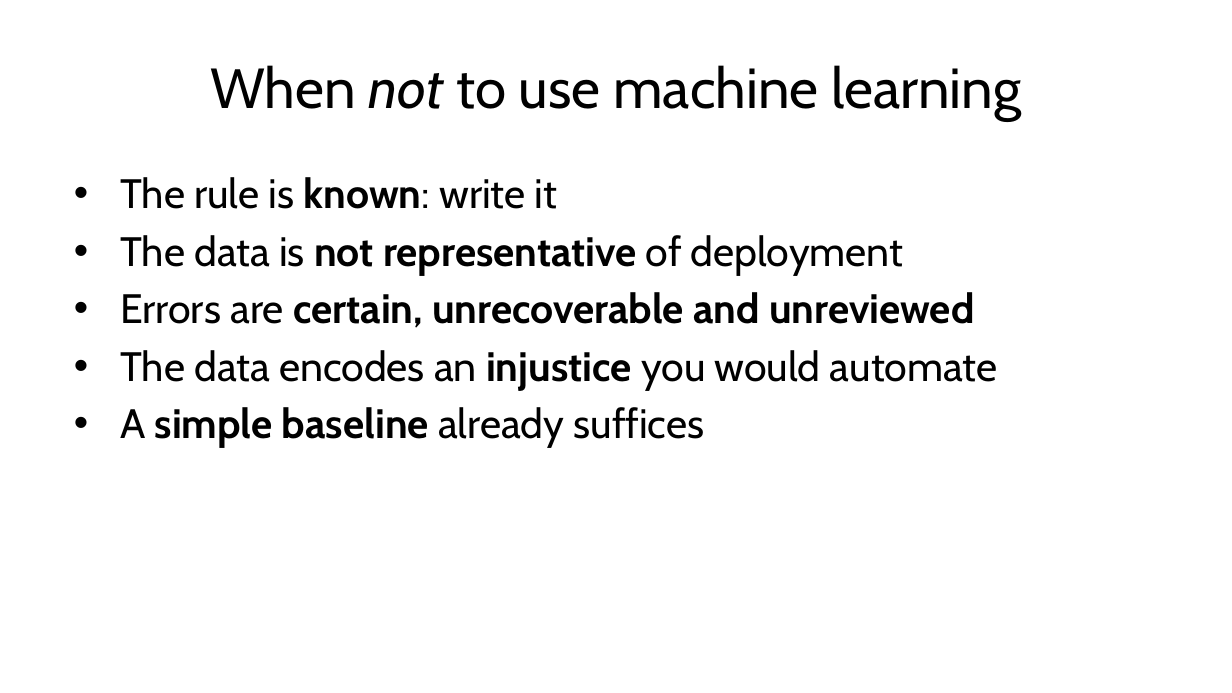
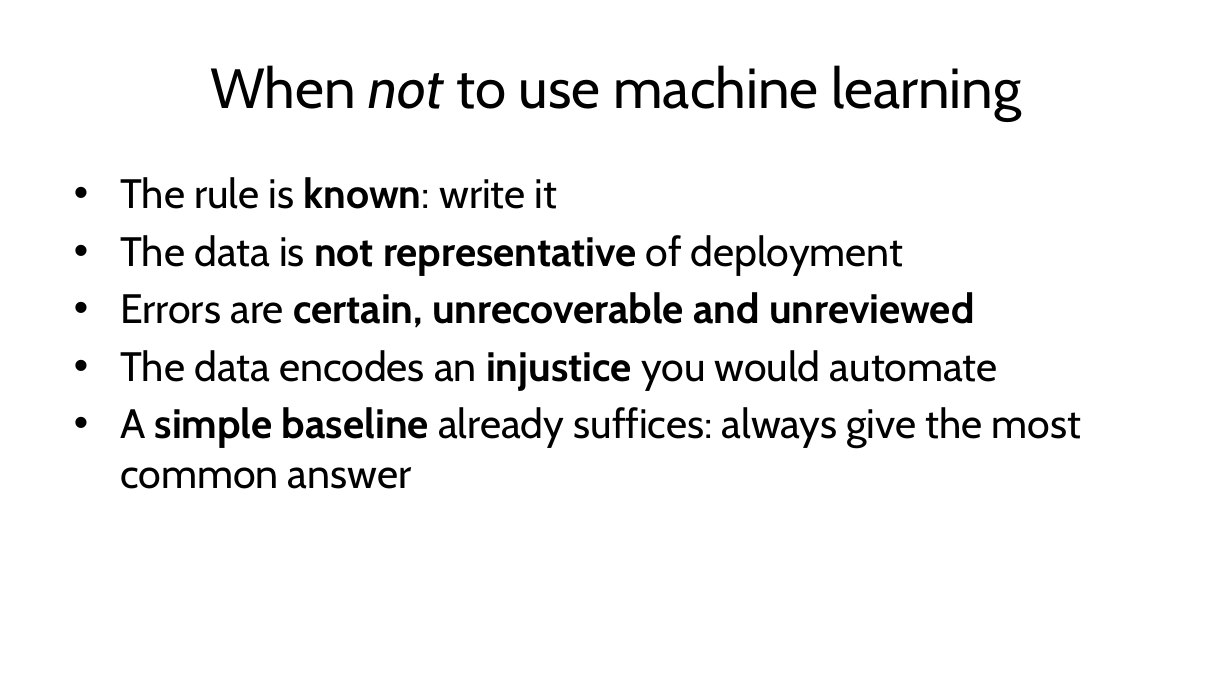
Before and after one commit to fabioantonini/technologies-for-artificial-intelligence, a slide deck: slide 24 of Lessons/01_introduction_and_workflow/Slides/introduction_and_workflow_slides.pptx (slide 21 before the commit). Drawn at 1232x693 pixels with LibreOffice and Linux fonts; fonts in the diff are those of the drawing; background and template pictures are left out. Boxes give left, top, right and bottom in pixels: in the first picture for what was removed or moved away, otherwise in the second. Text is boxed around its words. In the diff, an @@ line names an element or a change of style, - is before the commit and + after.

```diff
--- a/Lessons/01_introduction_and_workflow/Slides/introduction_and_workflow_slides.pptx
+++ b/Lessons/01_introduction_and_workflow/Slides/introduction_and_workflow_slides.pptx
@@ text at box(120, 407, 1081, 489): text changed @@
-• A simple baseline already suffices
+• A simple baseline already suffices: always give the most common answer
```
Also in this commit, not shown: 2 other slides changed, 3 slides added, 8 other files.
